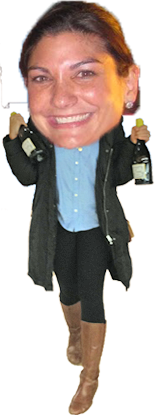
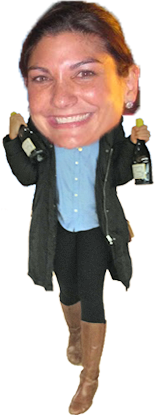
Layered file, before and after one edit (156×415). Changes by layer:
painted on "Layer 2" over box(0, 43, 30, 109)
